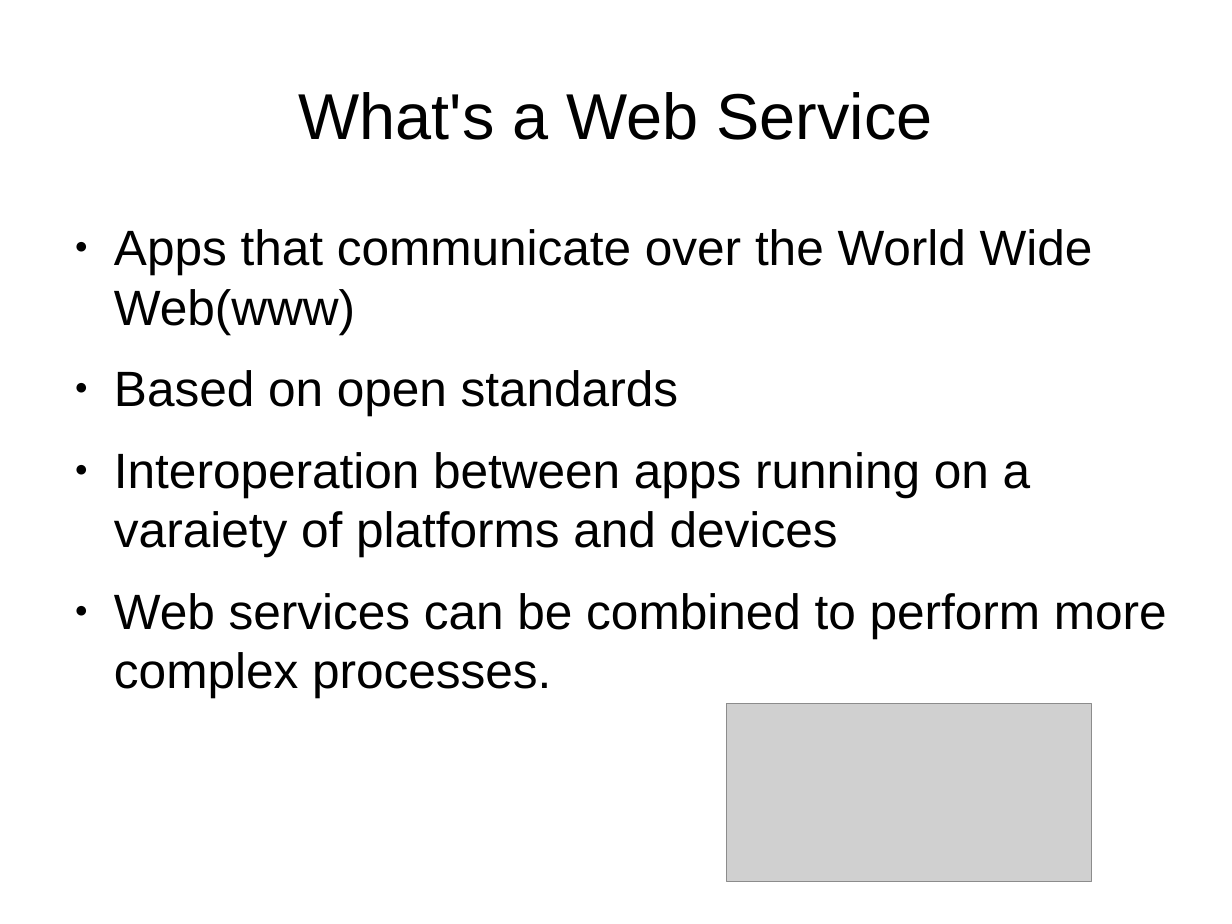
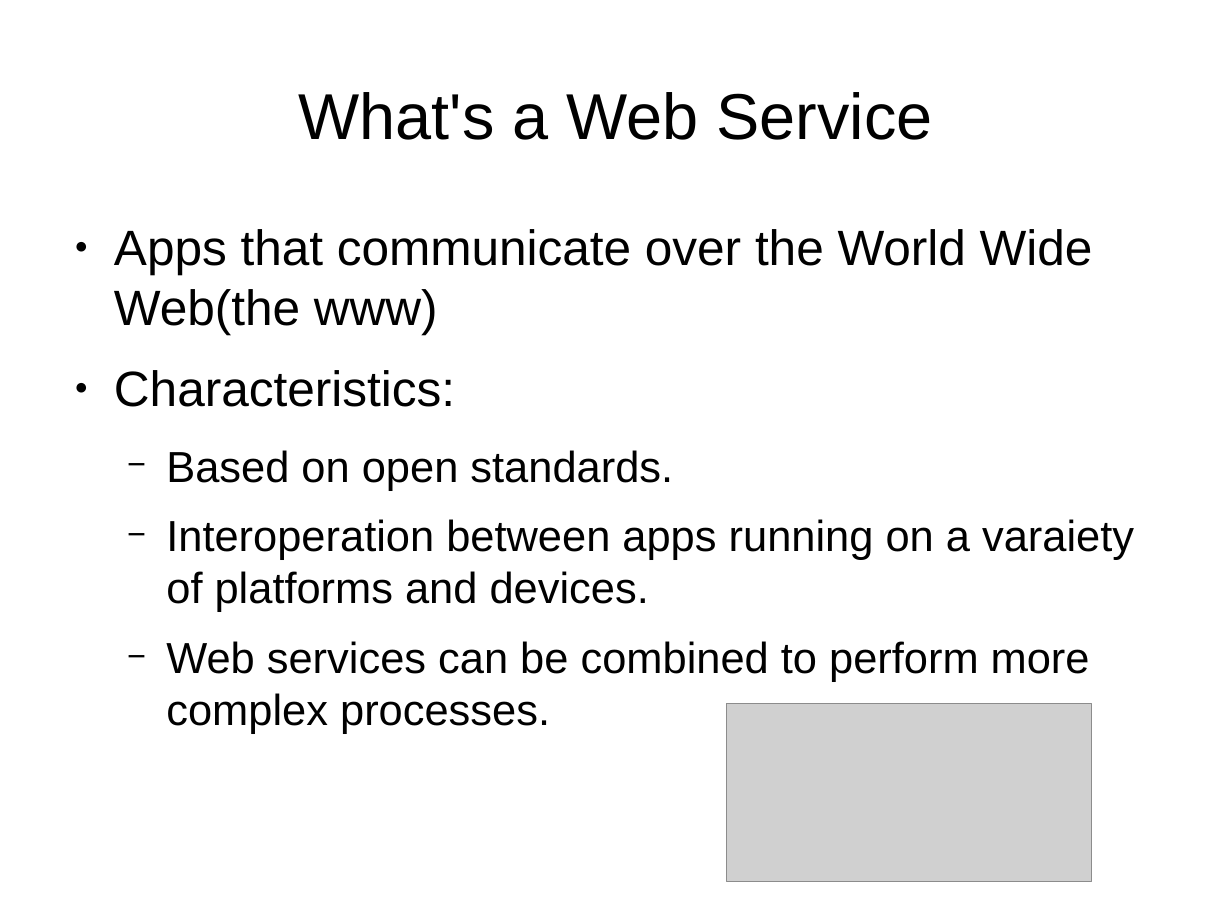
Before and after one commit to fxwalsh/webservicesdev-2016, a slide deck: slide 7 of topic01/talk-1/web-services-intro.odp. Drawn at 1232x924 pixels with LibreOffice and Linux fonts; fonts in the diff are those of the drawing; grey boxes stand for pictures. Boxes give left, top, right and bottom in pixels: in the first picture for what was removed or moved away, otherwise in the second. Text is boxed around its words. In the diff, an @@ line names an element or a change of style, - is before the commit and + after.

```diff
--- a/topic01/talk-1/web-services-intro.odp
+++ b/topic01/talk-1/web-services-intro.odp
@@ text at (114, 229, 1134, 612): text changed; size 32.2 to 28.2 pt @@
-● Apps that communicate over the World Wide Web(www)
-● Based on open standards
-● Interoperation between apps running on a varaiety of platforms and devices
+● Apps that communicate over the World Wide Web(the www)
+● Characteristics:
+  − Based on open standards.
+  − Interoperation between apps running on a varaiety of platforms and devices.
@@ text at (166, 641, 1090, 733): size 32.2 to 28.2 pt in "Web services can be combined to perform ..."; bullet ● to −; list level 1 to 2 in "Web services can be combined ..." @@
```
Also in this commit, not shown: 3 other slides changed, 5 slides added, 5 other files.
